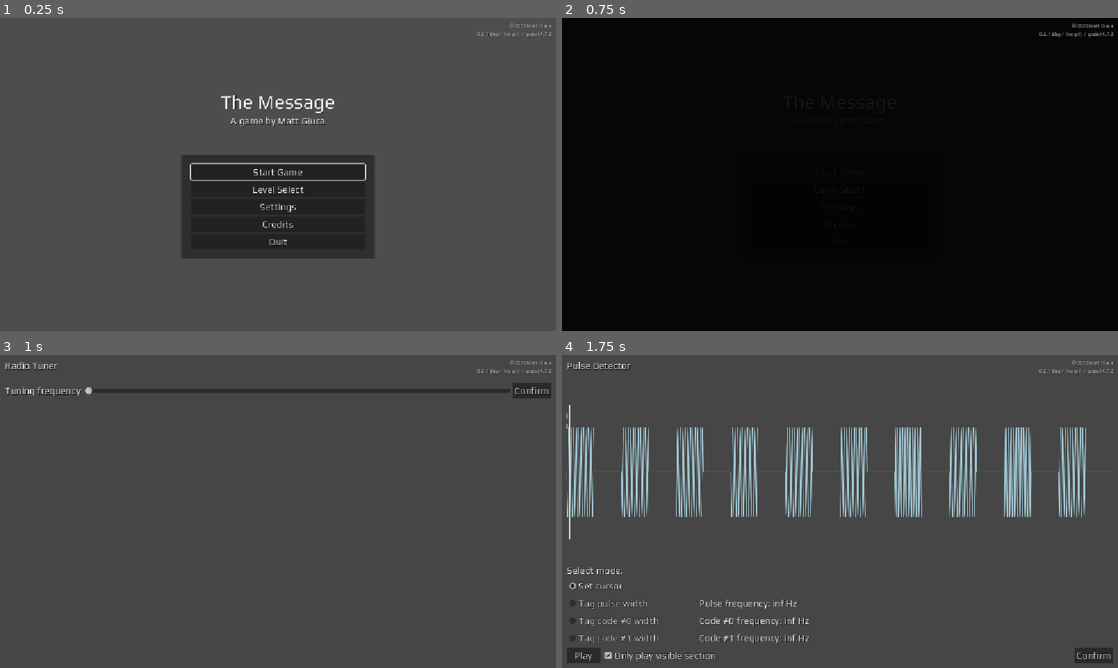
Above: before the commit, frames 1-4 (two rows, left to right).
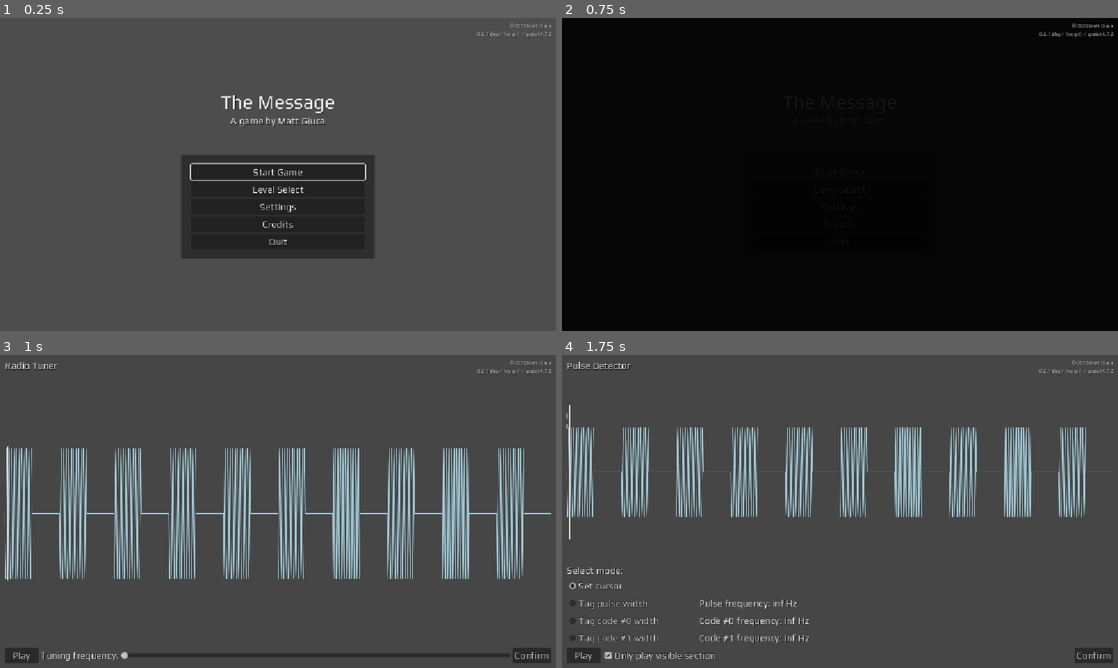
Above: after the commit, the same moments.

Repository: mgiuca/message-game
Game: Godot game, scene res://scenes/main.tscn
Two runs of this game, one before a commit and one after it. Both use one fixed random seed, a clock stepped at 60 frames per second and the inputs below.
Inputs:
- Up to frame 1 (0.25 s): no input
- Up to frame 2 (0.75 s): click "Start Game" at 0.5 s
- Up to frame 3 (1 s): no input
- Up to frame 4 (1.75 s): click "Confirm" at 1.25 s

Frames 1-2 are identical in both runs. In frame 3, 15% of the frame differs, in the area x 0-100%, y 8-99%; in frame 4, nothing differs.

Commit message:
WIP on RadioTuner level. Added WaveBlender.

Diff:
--- a/scenes/levels/radio_tuner.gd
+++ b/scenes/levels/radio_tuner.gd
@@ -1,11 +1,83 @@
 extends Level
 
+const SIGNAL_FREQUENCY : float = 673
+
+# Percent tolerance for getting the correct answer.
+const VERIFY_TOLERANCE_PCT : float = 1.15
+
+var source_image : Image = load('res://data/image.png')
+var signal_audio_stream : AudioStreamWAV
+var audio_stream : AudioStreamWAV
+
+var playing : bool = false:
+  set(value):
+    playing = value
+    update_play_button_text()
+var playhead_time : float:
+  set(value):
+    playhead_time = value
+    if playhead:
+      update_playhead()
+
+@onready var audio_stream_player : AudioStreamPlayer = $AudioStreamPlayer
+@onready var btn_play_stop : Button = %BtnPlayStop
+@onready var waveform : Waveform = %Waveform
+@onready var playhead : VLine = %Waveform/PlayHead
+
+var filter_frequency : float = 50:
+  set(value):
+    update_filter_frequency()
 
 # Called when the node enters the scene tree for the first time.
 func _ready() -> void:
   super._ready()
+  signal_audio_stream = PulseGenerator.generate_audio_from_image(source_image)
+  update_play_button_text()
 
+  update_filter_frequency()
+
+func _process(_delta: float) -> void:
+  if audio_stream_player.playing and not audio_stream_player.stream_paused:
+    # Invalid when not playing.
+    playhead_time = audio_stream_player.get_playback_position()
+
+func update_playhead() -> void:
+  playhead.position.x = waveform.t_to_x(playhead_time)
+
+func seek(time: float) -> void:
+  if audio_stream_player.playing and not audio_stream_player.stream_paused:
+    # Invalid when not playing.
+    audio_stream_player.seek(time)
+  else:
+    playhead_time = time
+
+func update_play_button_text() -> void:
+  btn_play_stop.text = 'Pause' if playing else 'Play'
 
 func _on_btn_confirm_pressed() -> void:
   # TODO: Check
   LevelManager.switch_to_next_level_or_quit()
+
+func update_filter_frequency() -> void:
+  audio_stream = signal_audio_stream # TODO
+  audio_stream_player.stream = audio_stream
+  waveform.audio_stream = audio_stream
+
+func _on_sld_tune_freq_value_changed(value: float) -> void:
+  filter_frequency = value
+
+func play() -> void:
+  audio_stream_player.play(playhead_time)
+
+  playing = true
+
+func stop() -> void:
+  audio_stream_player.stream_paused = true
+  playing = false
+
+func _on_btn_play_stop_pressed() -> void:
+  playing = not playing
+  if playing:
+    play()
+  else:
+    stop()
--- a/scenes/levels/radio_tuner.tscn
+++ b/scenes/levels/radio_tuner.tscn
@@ -2,6 +2,15 @@
 
 [ext_resource type="PackedScene" uid="uid://tdgkmflrwhol" path="res://scenes/level.tscn" id="1_irbbj"]
 [ext_resource type="Script" uid="uid://mf2plrtlekcc" path="res://scenes/levels/radio_tuner.gd" id="2_irbbj"]
+[ext_resource type="Script" uid="uid://dpod4vx34s4q0" path="res://scenes/ui/waveform.gd" id="3_ncdmf"]
+[ext_resource type="Script" uid="uid://difglo3751lq8" path="res://scenes/ui/vline.gd" id="4_wvbfs"]
+
+[sub_resource type="InputEventAction" id="InputEventAction_ykfw7"]
+action = &"play_pause"
+pressed = true
+
+[sub_resource type="Shortcut" id="Shortcut_wvbfs"]
+events = [SubResource("InputEventAction_ykfw7")]
 
 [node name="RadioTuner" unique_id=1360869222 instance=ExtResource("1_irbbj")]
 script = ExtResource("2_irbbj")
@@ -21,23 +30,55 @@
 custom_minimum_size = Vector2(0, 40)
 layout_mode = 2
 
-[node name="TextureRect" type="TextureRect" parent="MarginContainer/VBoxContainer" index="1" unique_id=586325971]
+[node name="Waveform" type="Control" parent="MarginContainer/VBoxContainer" index="1" unique_id=1370171319]
+unique_name_in_owner = true
 layout_mode = 2
+size_flags_vertical = 3
+script = ExtResource("3_ncdmf")
+
+[node name="PlayHead" type="Control" parent="MarginContainer/VBoxContainer/Waveform" index="0" unique_id=720787139]
+layout_mode = 1
+anchors_preset = 4
+anchor_top = 0.5
+anchor_bottom = 0.5
+offset_top = -138.0
+offset_right = 12.0
+offset_bottom = 138.0
+grow_vertical = 2
+mouse_filter = 2
+script = ExtResource("4_wvbfs")
+color = Color(0.92099476, 0.9209946, 0.9209946, 1)
 
 [node name="HBoxContainer" type="HBoxContainer" parent="MarginContainer/VBoxContainer" index="2" unique_id=875890818]
 layout_mode = 2
 
-[node name="Label" type="Label" parent="MarginContainer/VBoxContainer/HBoxContainer" index="0" unique_id=332318623]
+[node name="BtnPlayStop" type="Button" parent="MarginContainer/VBoxContainer/HBoxContainer" index="0" unique_id=34689256]
+unique_name_in_owner = true
+custom_minimum_size = Vector2(70, 0)
+layout_mode = 2
+size_flags_horizontal = 0
+shortcut = SubResource("Shortcut_wvbfs")
+text = "Play"
+
+[node name="Label" type="Label" parent="MarginContainer/VBoxContainer/HBoxContainer" index="1" unique_id=332318623]
 layout_mode = 2
 text = "Tuning frequency:"
 
-[node name="SldTuneFreq" type="HSlider" parent="MarginContainer/VBoxContainer/HBoxContainer" index="1" unique_id=1303130098]
+[node name="SldTuneFreq" type="HSlider" parent="MarginContainer/VBoxContainer/HBoxContainer" index="2" unique_id=1303130098]
 layout_mode = 2
 size_flags_horizontal = 3
 size_flags_vertical = 4
+min_value = 50.0
+max_value = 1000.0
+value = 50.0
 
-[node name="BtnConfirm" type="Button" parent="MarginContainer/VBoxContainer/HBoxContainer" index="2" unique_id=1438555725]
+[node name="BtnConfirm" type="Button" parent="MarginContainer/VBoxContainer/HBoxContainer" index="3" unique_id=1438555725]
 layout_mode = 2
+size_flags_horizontal = 8
 text = "Confirm"
 
+[node name="AudioStreamPlayer" type="AudioStreamPlayer" parent="." index="2" unique_id=159637340]
+
+[connection signal="pressed" from="MarginContainer/VBoxContainer/HBoxContainer/BtnPlayStop" to="." method="_on_btn_play_stop_pressed"]
+[connection signal="value_changed" from="MarginContainer/VBoxContainer/HBoxContainer/SldTuneFreq" to="." method="_on_sld_tune_freq_value_changed"]
 [connection signal="pressed" from="MarginContainer/VBoxContainer/HBoxContainer/BtnConfirm" to="." method="_on_btn_confirm_pressed"]
--- /dev/null
+++ b/scenes/wave_blender.gd
@@ -0,0 +1,27 @@
+class_name WaveBlender
+extends Object
+
+# Format constants.
+
+const WAV_FORMAT := AudioStreamWAV.FORMAT_8_BITS
+const WAV_MIX_RATE : int = 44100
+const WAV_STEREO : bool = false
+
+## Generates an AudioStreamWAV from a source AudioStreamWAV blending with white
+## noise.
+static func mix_noise(waveform: AudioStreamWAV, signal_percent: float) -> AudioStreamWAV:
+  var audio_stream := AudioStreamWAV.new()
+  audio_stream.format = WAV_FORMAT
+  audio_stream.mix_rate = WAV_MIX_RATE
+  audio_stream.stereo = WAV_STEREO
+  audio_stream.loop_mode = AudioStreamWAV.LOOP_FORWARD
+
+  var data := waveform.data
+  for i in data.size():
+    var sample := data.decode_s8(i)
+    sample = roundi((sample * signal_percent) + (randi_range(-128, 127) * (1 - signal_percent)))
+    data.encode_s8(i, clampi(sample, -128, 127))
+
+  audio_stream.data = data
+  audio_stream.loop_end = data.size() - 1
+  return audio_stream
Not shown, added: scenes/wave_blender.gd.uid
